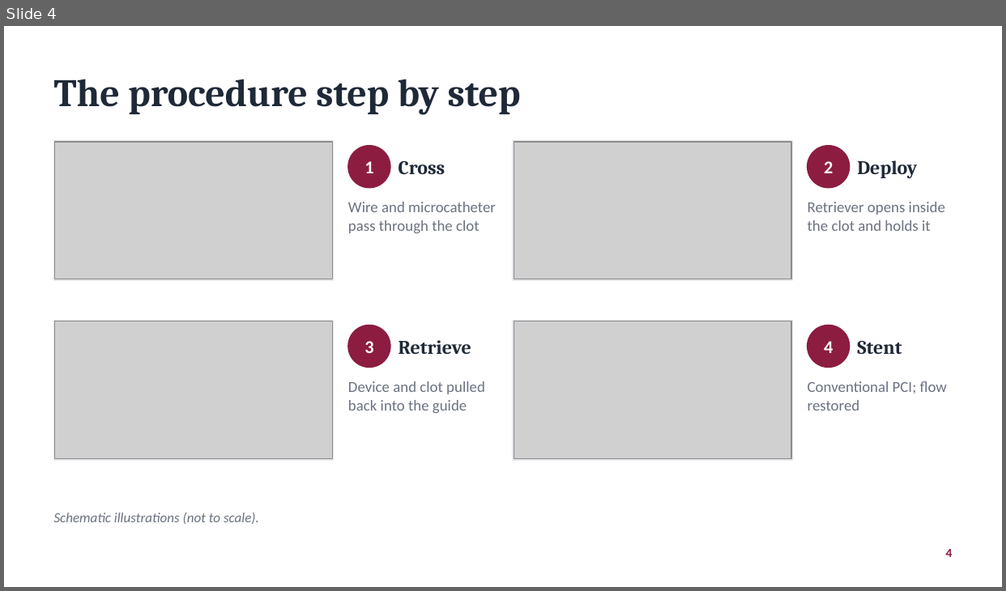
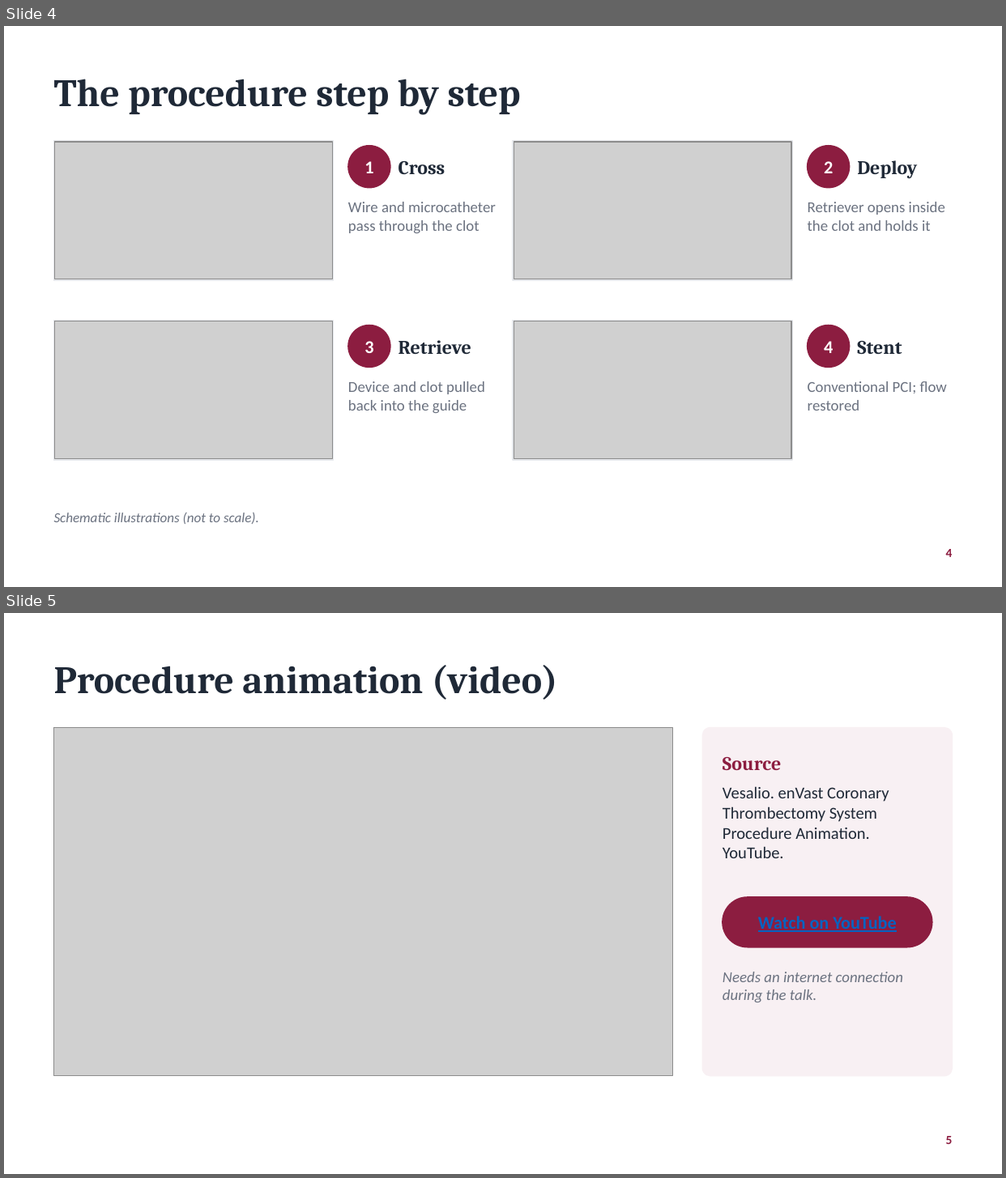
Before and after one commit to Waqar-msx9t/cs8630-A, a slide deck: presentations/NATURE_Trial_2026.pptx. Shown one above the other, each under a label of ours: slide 4 before the commit, slides 4 and 5 after it. The pictures are 1006x591 and 1006x1178 pixels, drawn with LibreOffice and Linux fonts; fonts in the diff are those of the drawing; grey boxes stand for pictures. Boxes give left, top, right and bottom in pixels: in the first picture for what was removed or moved away, otherwise in the second. Text is boxed around its words. In the diff, an @@ line names an element or a change of style, - is before the commit and + after.

```diff
--- a/presentations/NATURE_Trial_2026.pptx
+++ b/presentations/NATURE_Trial_2026.pptx
@@ slide 5 added at [4, 613, 1002, 1174], background #FFFFFF @@
@@ text added at [54, 665, 558, 700], 28 pt, text #1F2937, bold @@
+Procedure animation (video)
@@ picture added at [54, 728, 672, 1076] @@
@@ rounded rectangle added at [702, 728, 952, 1076], fill #F8F0F3, outline #F8F0F3 1 pt @@
@@ text added at [722, 757, 781, 770], 14 pt, text #8C1D40, bold @@
+Source
@@ text added at [722, 786, 889, 858], 12 pt, text #1F2937 @@
+Vesalio. enVast Coronary Thrombectomy System Procedure Animation. YouTube.
@@ rounded rectangle added at [722, 897, 932, 948], fill #8C1D40, outline #8C1D40 1 pt @@
@@ text added at [758, 916, 896, 932], 13 pt, text #0563C1, bold, underline @@
+Watch on YouTube
@@ text added at [722, 972, 903, 1003], 11 pt, text #6B7280, italic @@
+Needs an internet connection during the talk.
@@ text added at [946, 1136, 953, 1144], 9 pt, text #8C1D40, bold @@
+5
```
Also in this commit, not shown: 12 slides changed, 2 other files.
